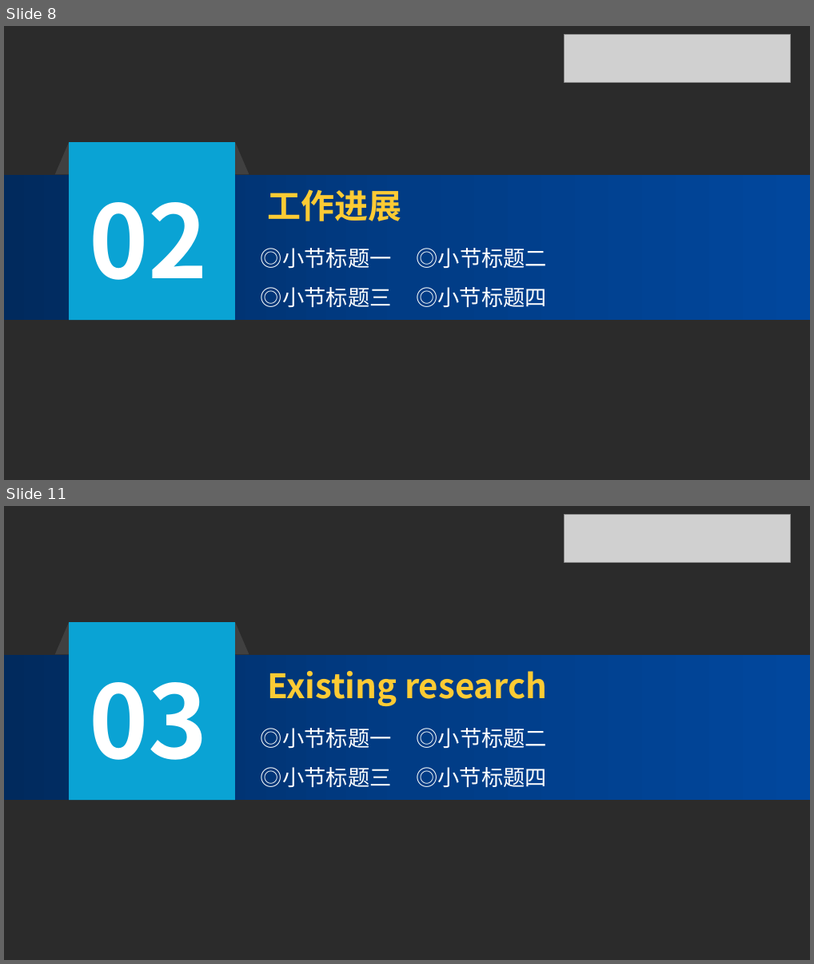
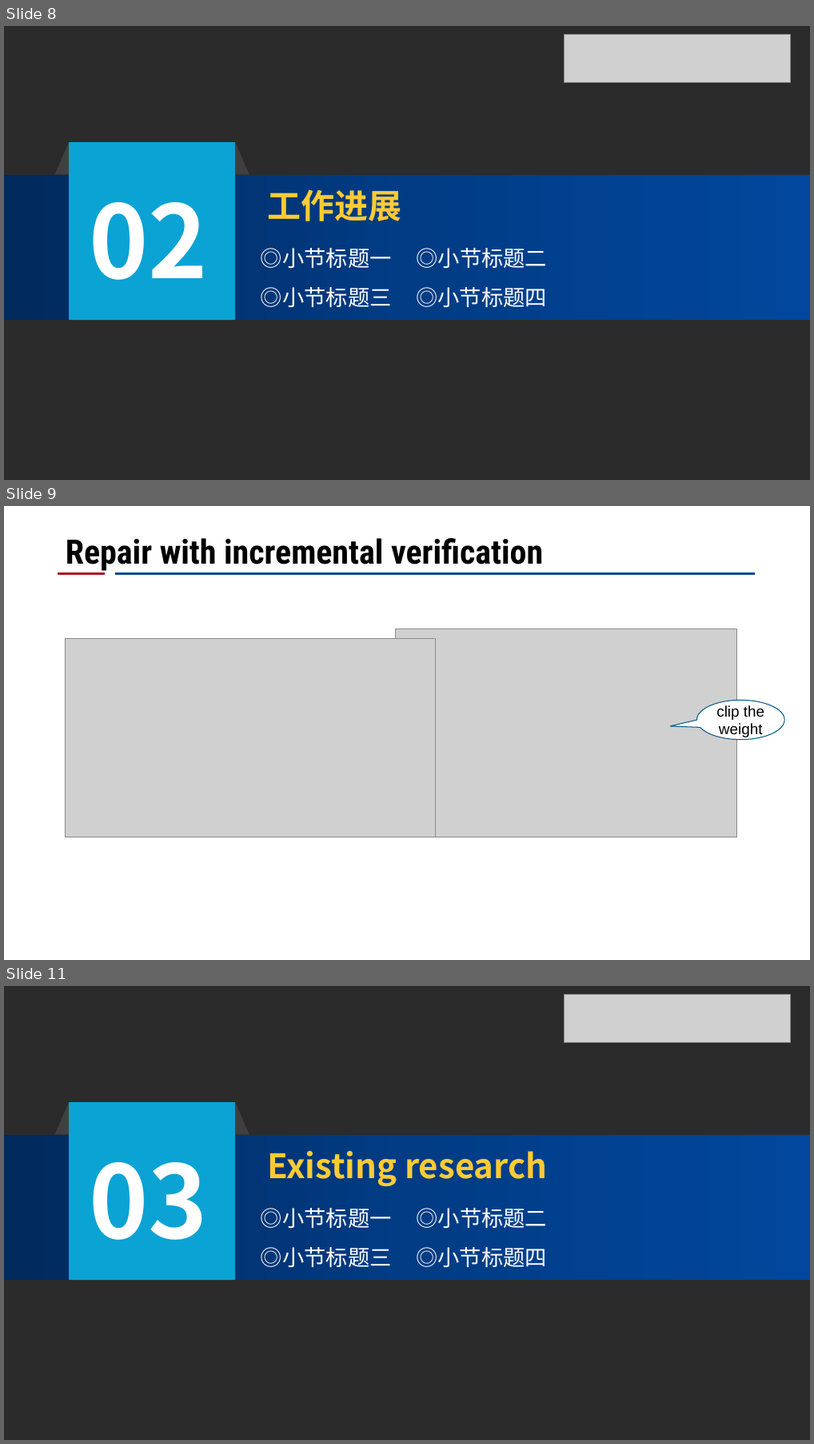
Before and after one commit to CRhapsody/Presentation_Slides, a slide deck: 神经网络修复工作进展.pptx. Shown one above the other, each under a label of ours: slides 8 and 11 before the commit, slides 8, 9 and 11 after it; the slides between them are not shown. The pictures are 814x964 and 814x1444 pixels, drawn with LibreOffice and Linux fonts; fonts in the diff are those of the drawing; grey boxes stand for pictures; background and template pictures are left out; a plain dark background stands for a picture behind light text. Boxes give left, top, right and bottom in pixels: in the first picture for what was removed or moved away, otherwise in the second. Text is boxed around its words. In the diff, an @@ line names an element or a change of style, - is before the commit and + after.

```diff
--- a/神经网络修复工作进展.pptx
+++ b/神经网络修复工作进展.pptx
@@ slide 9 added at bbox=[4, 506, 810, 960], background #FFFFFF @@
@@ title added at bbox=[66, 538, 543, 571], 40 pt, text #000000, bold @@
+Repair with incremental verification
@@ line added from (58, 574) to (105, 574), #AE1324 3.5 pt @@
@@ line added from (115, 574) to (755, 574), #0C4994 3.5 pt @@
@@ picture added at bbox=[65, 638, 435, 836] @@
@@ picture added at bbox=[395, 629, 738, 836] @@
@@ speech bubble added at bbox=[698, 700, 785, 740], fill #FFFFFF, outline #045A88 1 pt, 18 pt, text #000000 @@
+clip the weight
```
Also in this commit, not shown: 4 slides changed, 1 other slide added, 1 slide removed.
